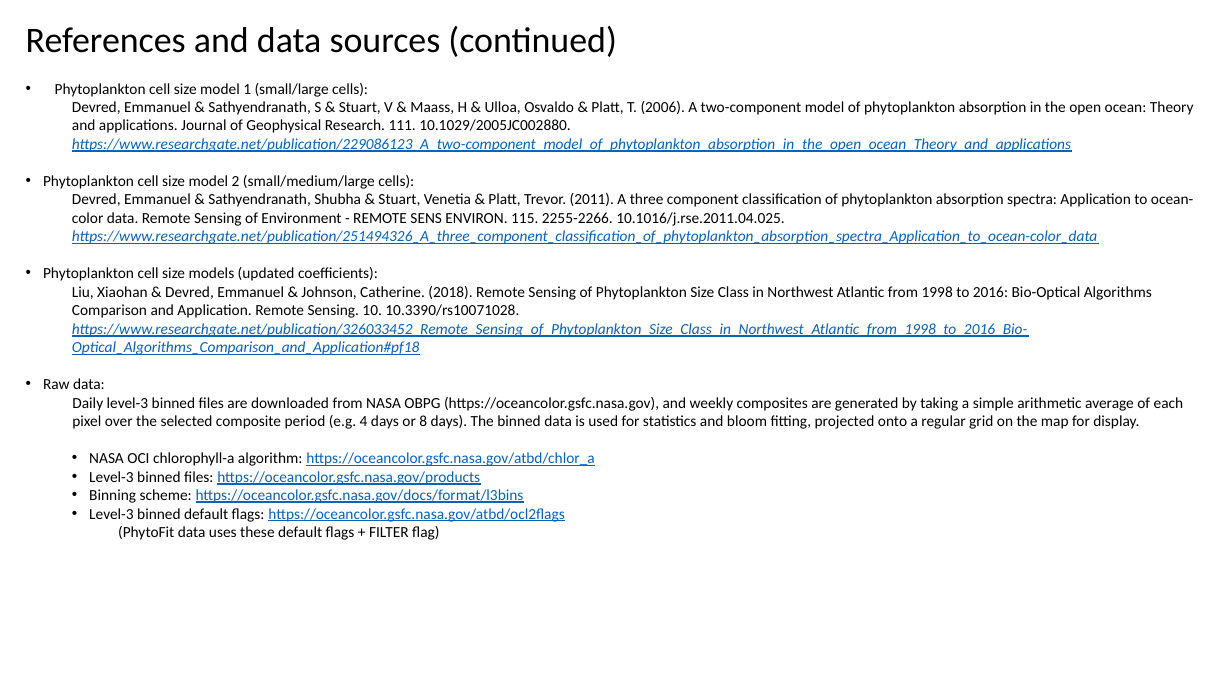
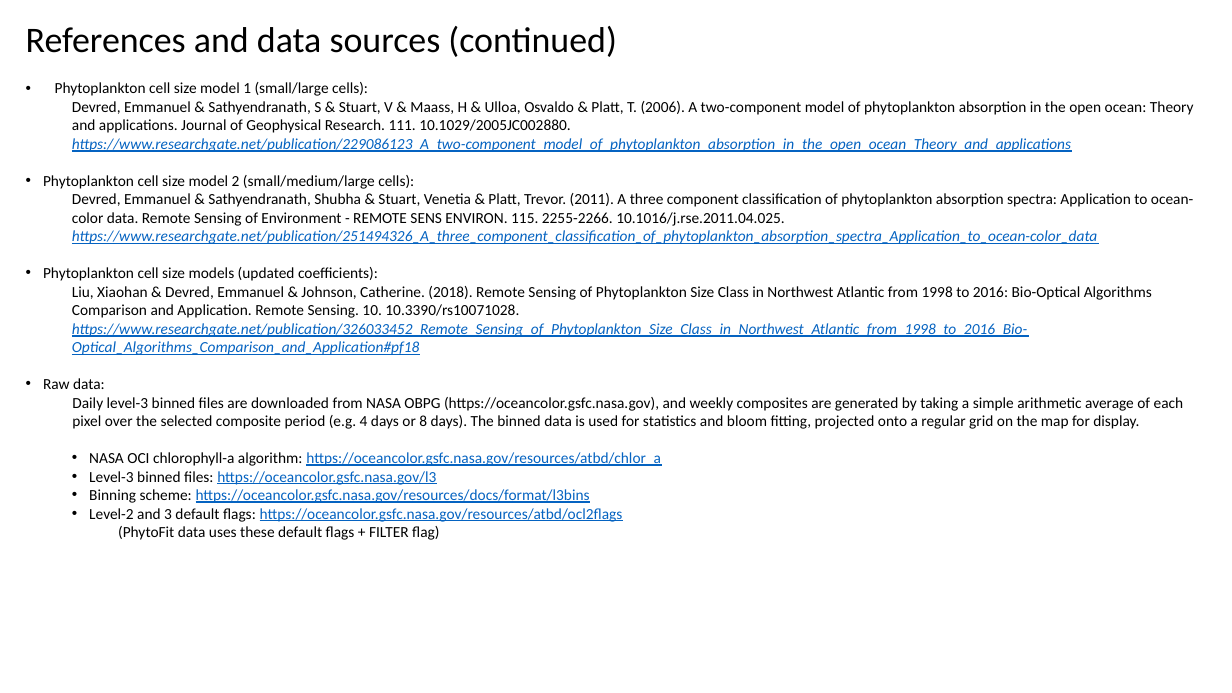
Before and after one commit to BIO-RSG/PhytoFit, a slide deck: slide 21 of docs/Userguide.pptx. Drawn at 1232x693 pixels with LibreOffice and Linux fonts; fonts in the diff are those of the drawing. Boxes give left, top, right and bottom in pixels: in the first picture for what was removed or moved away, otherwise in the second. Text is boxed around its words. In the diff, an @@ line names an element or a change of style, - is before the commit and + after.

```diff
--- a/docs/Userguide.pptx
+++ b/docs/Userguide.pptx
@@ text at [89, 452, 661, 522]: text changed @@
-  • NASA OCI chlorophyll-a algorithm: https://oceancolor.gsfc.nasa.gov/atbd/chlor_a
-  • Level-3 binned files: https://oceancolor.gsfc.nasa.gov/products
-  • Binning scheme: https://oceancolor.gsfc.nasa.gov/docs/format/l3bins
-  • Level-3 binned default flags: https://oceancolor.gsfc.nasa.gov/atbd/ocl2flags
+  • NASA OCI chlorophyll-a algorithm: https://oceancolor.gsfc.nasa.gov/resources/atbd/chlor_a
+  • Level-3 binned files: https://oceancolor.gsfc.nasa.gov/l3
+  • Binning scheme: https://oceancolor.gsfc.nasa.gov/resources/docs/format/l3bins
+  • Level-2 and 3 default flags: https://oceancolor.gsfc.nasa.gov/resources/atbd/ocl2flags
```
Also in this commit, not shown: 3 other slides changed, 1 other file.
